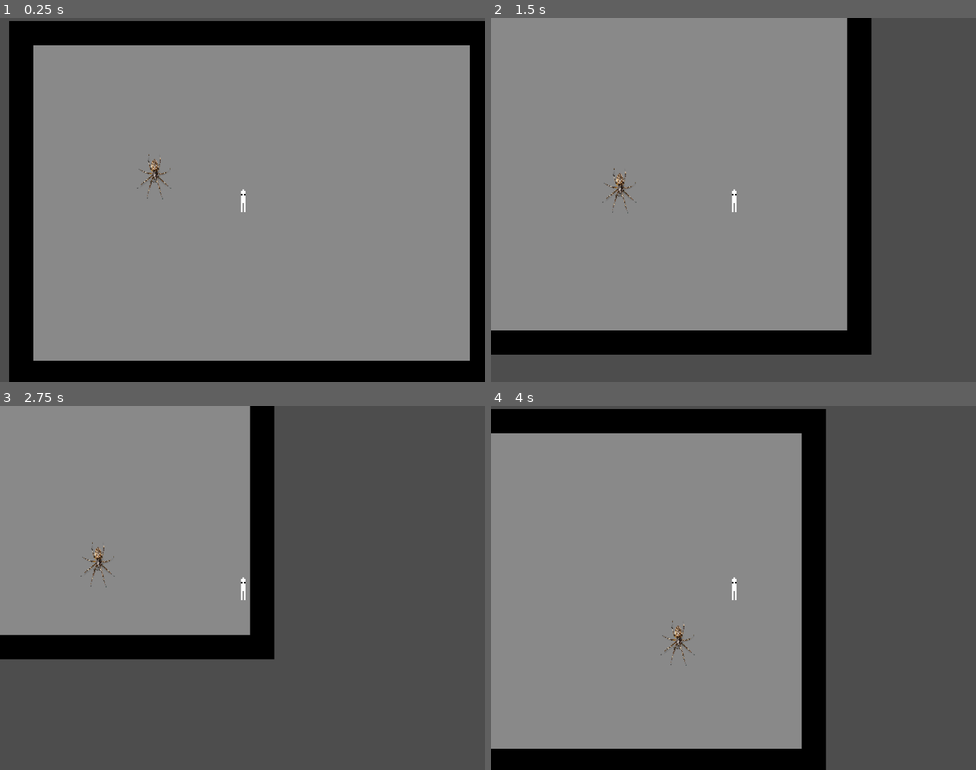
Above: before the commit, frames 1-4 (two rows, left to right).
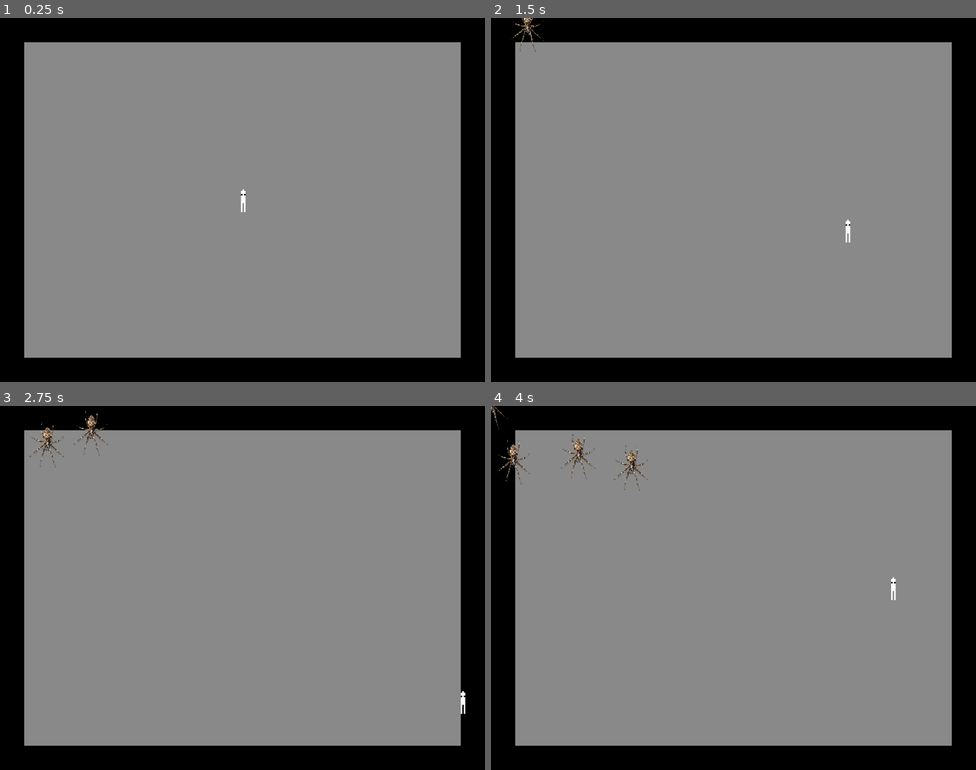
Above: after the commit, the same moments.

Repository: marmonkin/dumbshow
Game: Godot game, scene res://testilevel.tscn
Two runs of this game, one before a commit and one after it. Both use one fixed random seed, a clock stepped at 60 frames per second and the inputs below. The engine's default icon, where the game draws it, is replaced by a stand-in: a white triangle on a blue panel in a dark square.
Inputs:
- Up to frame 1 (0.25 s): no input
- Up to frame 2 (1.5 s): hold D (right) 0.53-1.28 s; hold S (down) from 1.28 s (still down)
- Up to frame 3 (2.75 s): release S (down) at 2.03 s; hold D (right) from 2.03 s (still down)
- Up to frame 4 (4 s): release D (right) at 2.78 s; hold W (up) 2.78-3.53 s; hold A (left) from 3.53 s (still down)

The runs differ from the first frame. In frame 1, 7.6% of the frame differs, in the area x 0-100%, y 0-100%; in frame 2, 45%; in frame 3, 74%; in frame 4, 42%.

Commit message:
spider more

Diff:
--- a/enemy_spoder.tscn
+++ b/enemy_spoder.tscn
@@ -1,7 +1,7 @@
 [gd_scene format=3 uid="uid://braiij1uykq53"]
 
 [ext_resource type="Texture2D" uid="uid://dq4g80ac0mca8" path="res://sprites/11454704.png" id="1_hbdb7"]
-[ext_resource type="Script" uid="uid://hg1j6m00ih86" path="res://enemy_spoder.gd" id="1_ncb36"]
+[ext_resource type="Script" uid="uid://hg1j6m00ih86" path="res://script/enemy_spoder.gd" id="1_ncb36"]
 
 [sub_resource type="CircleShape2D" id="CircleShape2D_krhp6"]
 
--- a/player_guy.tscn
+++ b/player_guy.tscn
@@ -1,6 +1,6 @@
 [gd_scene format=3 uid="uid://18lq0fmljcmi"]
 
-[ext_resource type="Script" uid="uid://jjyv16k10xlf" path="res://player_guy.gd" id="1_3xnxb"]
+[ext_resource type="Script" uid="uid://jjyv16k10xlf" path="res://script/player_guy.gd" id="1_3xnxb"]
 [ext_resource type="Texture2D" uid="uid://c4wpqg6e2nhpt" path="res://sprites/spr_player.png" id="2_lc21g"]
 
 [sub_resource type="CapsuleShape2D" id="CapsuleShape2D_lc21g"]
@@ -16,5 +16,3 @@
 
 [node name="CollisionShape2D" type="CollisionShape2D" parent="." unique_id=1972641379]
 shape = SubResource("CapsuleShape2D_lc21g")
-
-[node name="Camera2D" type="Camera2D" parent="." unique_id=590779003]
--- a/enemy_spoder.gd
+++ b/script/enemy_spoder.gd
@@ -1,11 +1,10 @@
 extends CharacterBody2D
 
-
-@export var player : Node2D
 
 @export var SPEED = 150.0
 @export var MAX_ANGLE = 45.
 
+var player : Node2D
 var move_direction := Vector2.ZERO
 var move_timer := .3
 var wait_timer := 0.0
--- /dev/null
+++ b/script/spawner.gd
@@ -0,0 +1,14 @@
+extends Node2D
+
+@export var enemy_to_spawn : PackedScene
+@export var amount = 0
+
+@onready var sperm_guy: CharacterBody2D = %"sperm guy"
+
+func _on_timer_timeout() -> void:
+	amount -= 1
+	var enemy = enemy_to_spawn.instantiate()
+	add_child(enemy)
+	enemy.player = sperm_guy
+	if amount == 0:
+		$Timer.stop()
--- /dev/null
+++ b/spawner.tscn
@@ -0,0 +1,12 @@
+[gd_scene format=3 uid="uid://d2gur06lg1rk6"]
+
+[ext_resource type="Script" uid="uid://dxv1412yrjlob" path="res://script/spawner.gd" id="1_yp5lu"]
+
+[node name="spawner" type="Node2D" unique_id=2018637707]
+script = ExtResource("1_yp5lu")
+amount = 4
+
+[node name="Timer" type="Timer" parent="." unique_id=988918195]
+autostart = true
+
+[connection signal="timeout" from="Timer" to="." method="_on_timer_timeout"]
--- a/testilevel.tscn
+++ b/testilevel.tscn
@@ -5,6 +5,7 @@
 [ext_resource type="Texture2D" uid="uid://dos1rpmugxa6b" path="res://sprites/spr_wall.png" id="2_pucm4"]
 [ext_resource type="Texture2D" uid="uid://npksa5pk40wh" path="res://sprites/spr_ground.png" id="3_6ansa"]
 [ext_resource type="PackedScene" uid="uid://braiij1uykq53" path="res://enemy_spoder.tscn" id="4_6ansa"]
+[ext_resource type="PackedScene" uid="uid://d2gur06lg1rk6" path="res://spawner.tscn" id="6_qbg1g"]
 
 [sub_resource type="TileSetAtlasSource" id="TileSetAtlasSource_pnrsp"]
 texture = ExtResource("1_swj5i")
@@ -67,8 +68,11 @@
 tile_set = SubResource("TileSet_vd4yp")
 
 [node name="sperm guy" parent="." unique_id=1898993827 instance=ExtResource("2_pnrsp")]
-position = Vector2(154, 118)
+unique_name_in_owner = true
+position = Vector2(160, 120)
 
-[node name="spoder" parent="." unique_id=347745082 node_paths=PackedStringArray("player") instance=ExtResource("4_6ansa")]
-position = Vector2(96, 102)
-player = NodePath("../sperm guy")
+[node name="Camera2D" type="Camera2D" parent="." unique_id=1904602933]
+position = Vector2(160, 120)
+
+[node name="spawner" parent="." unique_id=2018637707 instance=ExtResource("6_qbg1g")]
+enemy_to_spawn = ExtResource("4_6ansa")
Renamed: enemy_spoder.gd.uid -> script/enemy_spoder.gd.uid
Renamed: player_guy.gd -> script/player_guy.gd
Renamed: player_guy.gd.uid -> script/player_guy.gd.uid
Not shown, added: script/spawner.gd.uid
